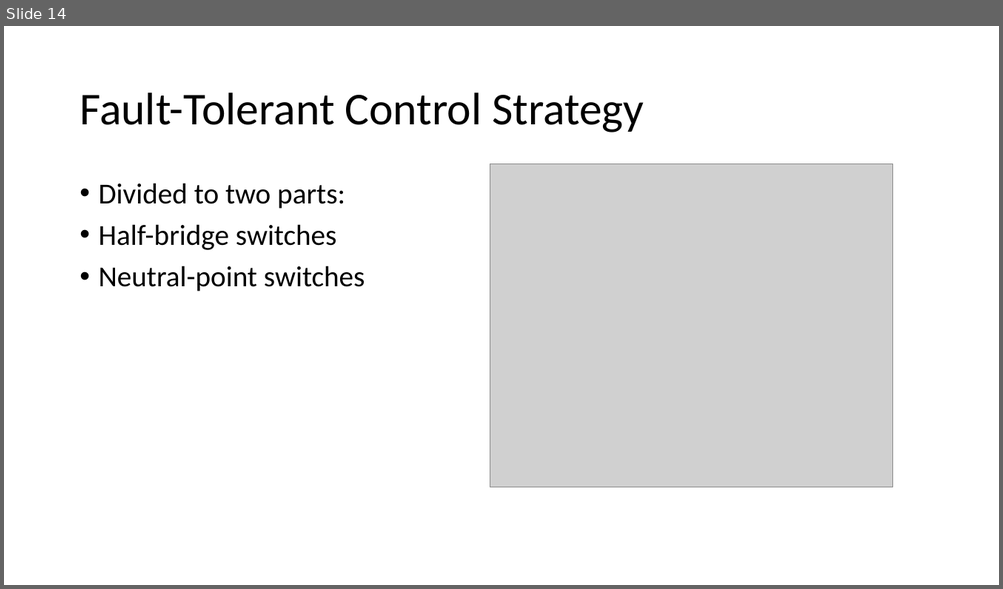
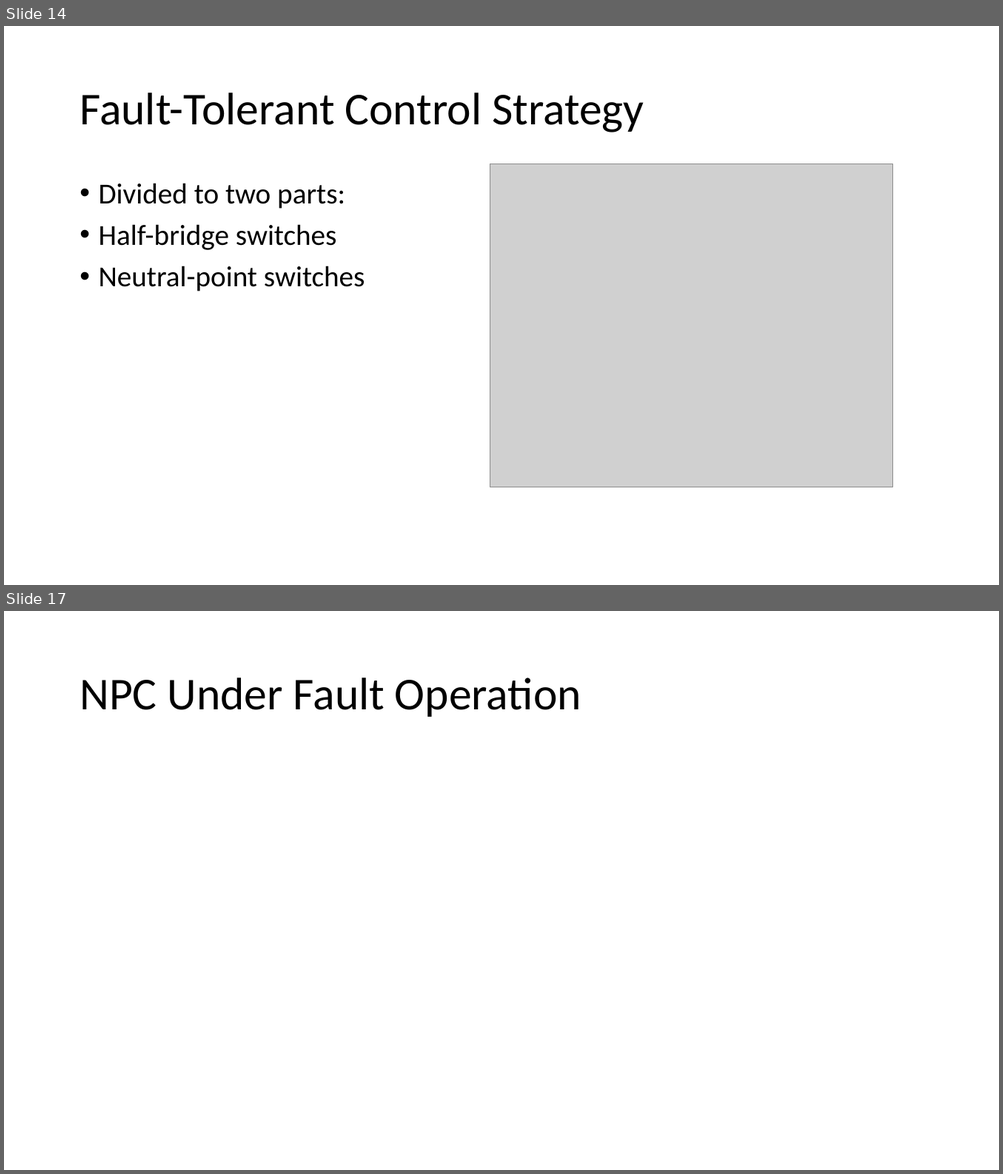
Before and after one commit to ahmetcan-akuz/Thesis, a slide deck: Reports/Fault_Tolerance.pptx. Shown one above the other, each under a label of ours: slide 14 before the commit, slides 14 and 17 after it; the slides between them are not shown. The pictures are 1003x589 and 1003x1174 pixels, drawn with LibreOffice and Linux fonts; fonts in the diff are those of the drawing; grey boxes stand for pictures. Boxes give left, top, right and bottom in pixels: in the first picture for what was removed or moved away, otherwise in the second. Text is boxed around its words. In the diff, an @@ line names an element or a change of style, - is before the commit and + after.

Commit message:
Fault Tolerant Operations for NPC Inverter p1

```diff
--- a/Reports/Fault_Tolerance.pptx
+++ b/Reports/Fault_Tolerance.pptx
@@ slide 17 added at (x1=4, y1=611, x2=999, y2=1170), background #FFFFFF @@
@@ title added at (x1=79, y1=678, x2=581, y2=717), 44 pt, text #000000 @@
+NPC Under Fault Operation
```
Also in this commit, not shown: 2 other slides added, 3 other files.
